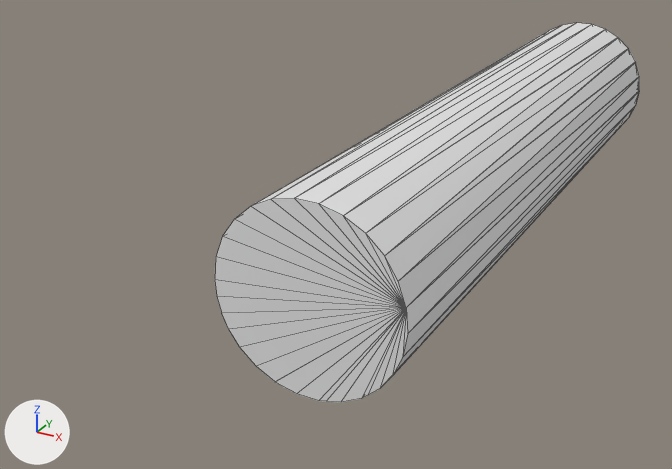
An edit to the OBJ model assets/urdf/fmb/pegs/peg_31/sdf_hybrid/coacd/decomp_1.obj, drawn before and after from the same camera.
The view is the same before and after, from a 50 mm camera at (0.0228, -0.0581, 0.0149) aimed at (-0.0074, -0.0032, -0.0126). The lights are fixed; the arrows at lower left show +X, +Y and +Z. The first picture is the older version. Mesh edges are drawn as thin lines. Where no turn or scale is listed for an object, it has been applied to the vertices.

The scene before the commit, as lines of its bpy script (objects in view):
```python
me_decomp_1 = bpy.data.meshes.new('decomp_1')
me_decomp_1.from_pydata(...)  # 76 vertices, 148 faces; spans x -0.006..0.006, y -0.02..0.0332, z -0.0146..-0.0027
ob_decomp_1 = bpy.data.objects.new('decomp_1', me_decomp_1)
ob_decomp_1.location = (0.0, 0.0, 0.0)
```
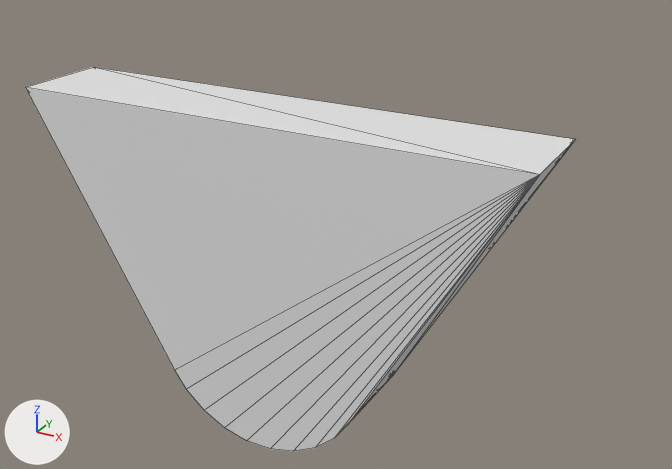
What changed in the scene script:
```text
Change me_decomp_1:
    used by ob_decomp_1; location = (0.0, 0.0, 0.0)
    remove me_decomp_1.from_pydata(...)  # 76 vertices, 148 faces; spans x -0.006..0.006, y -0.02..0.0332, z -0.0146..-0.0027
    add me_decomp_1.from_pydata(...)  # 43 vertices, 82 faces; spans x -0.0135..0.0135, y -0.025..-0.02, z -0.0146..0.0027
    me_decomp_1 part 1
    49 vertices are removed from x -0.006..0.006, y -0.02..0.0332, z -0.0146..-0.0027
    148 faces are deleted
    6 vertices are added at (0.0135, -0.025, 0.0027), (0.0135, -0.02, 0.0027), (-0.0135, -0.025, 0.0027), (-0.0135, -0.02, 0.0027), (0.0045, -0.02, -0.0127), (0.0034, -0.02, -0.0136)
    10 new vertices lie (0.0, -0.005, 0.0) away from vertices in x -0.0052..0.0052, y -0.02, z -0.0146..-0.0117
    82 new faces join them
```

Pixel boxes (x1, y1, x2, y2) of what changed, in the pictures (672 x 469 px):
'decomp_1', reshaped (30% wider): before (215, 23, 639, 403); after (25, 67, 576, 452)
